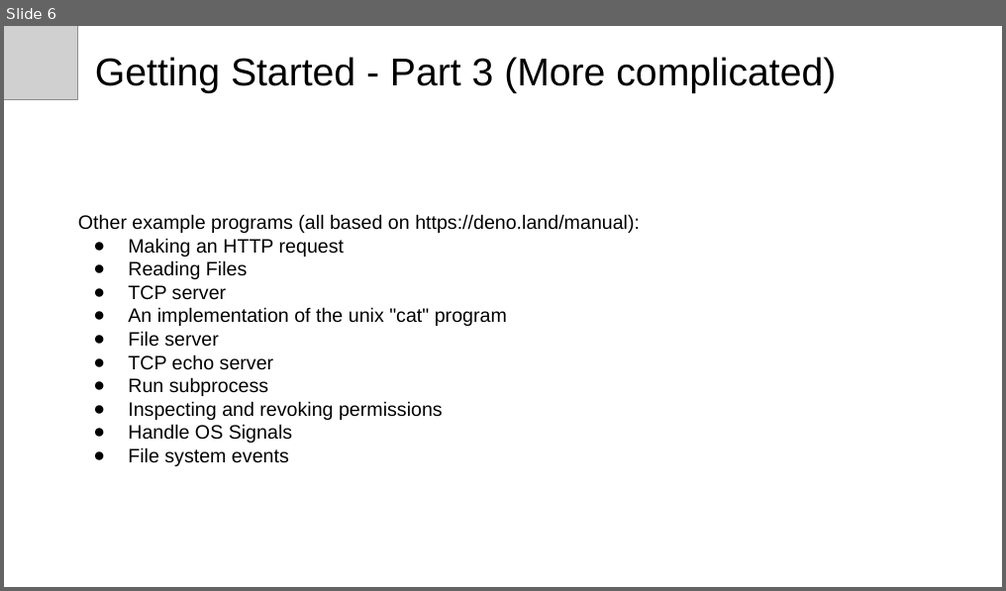
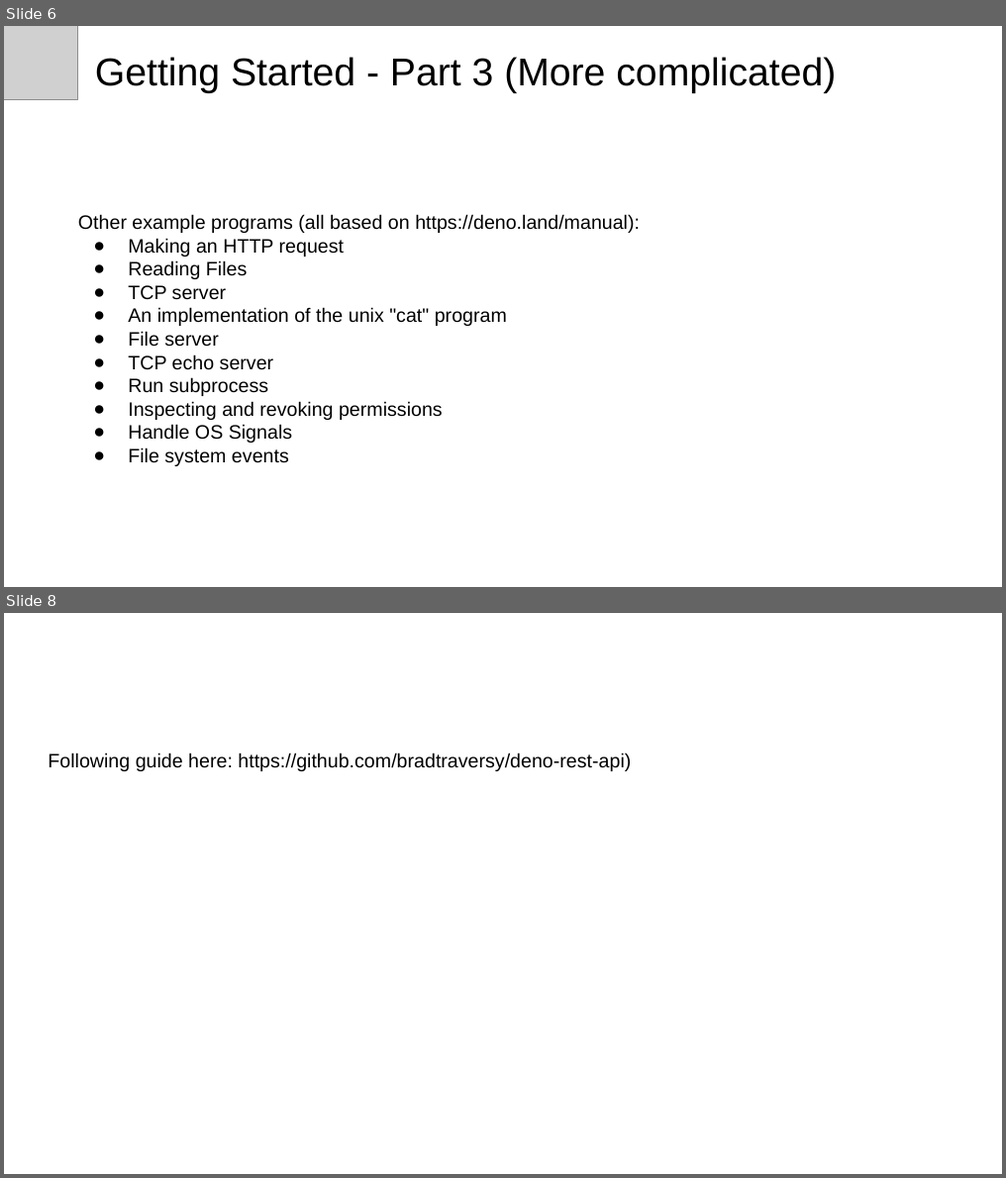
Before and after one commit to michaelachrisco/deno-developer-talk, a slide deck: Introduction to Deno.pptx. Shown one above the other, each under a label of ours: slide 6 before the commit, slides 6 and 8 after it; the slides between them are not shown. The pictures are 1006x591 and 1006x1178 pixels, drawn with LibreOffice and Linux fonts; fonts in the diff are those of the drawing; grey boxes stand for pictures. Boxes give left, top, right and bottom in pixels: in the first picture for what was removed or moved away, otherwise in the second. Text is boxed around its words. In the diff, an @@ line names an element or a change of style, - is before the commit and + after.

Commit message:
DENO todo app (#10)
* feature(deno-oak-route): throw in routes

* feature(deno-oak-todo): Color console

* feature(deno-oak-todo): todo controller and routes

* feature(deno-oak-todo): todos with stubs

* feature(deno-oak-todo): todo by id

* feature(deno-oak-todo): Update todos

* feature(deno-oak-todo): Complete API with stubs

* feature(deno-oak-todo): README

* feature(deno-oak-todo): not found and logger within API.

```diff
--- a/Introduction to Deno.pptx
+++ b/Introduction to Deno.pptx
@@ slide 8 added at (4,613,1002,1174), background #FFFFFF @@
@@ text added at (48,753,631,771), 14 pt, text #000000 @@
+Following guide here: https://github.com/bradtraversy/deno-rest-api)
```
Also in this commit, not shown: 1 slide changed, 1 other slide added, 1 slide removed, 9 other files.
